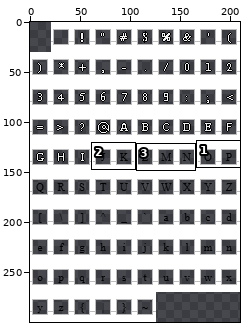
A pixel-art file gets an edit: assets/sprites/UI/Font/Simpletun-template.aseprite. Above, an overview of the earlier version with the close-up marked.
Close-up. Before the commit:
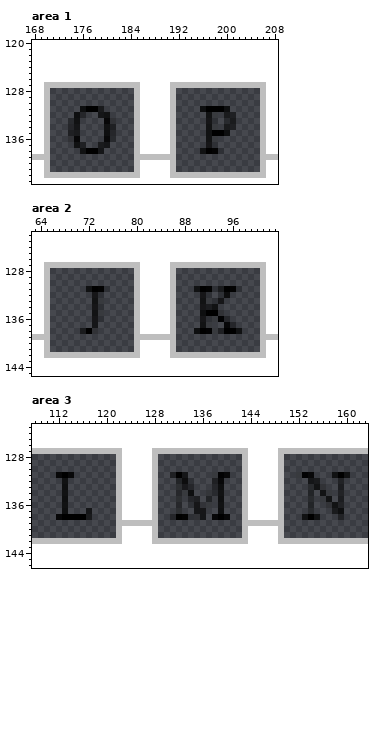
210x300 pixels, 1 frame. Pixels under 10% opacity are left out. Colours within 5 levels of each other are drawn and written as one. Shown: area 1: x 168..208, y 120..143; area 2: x 63..103, y 122..145; area 3: x 108..163, y 123..146. The commit also changed other parts of the picture, which this record leaves out.
After the commit:
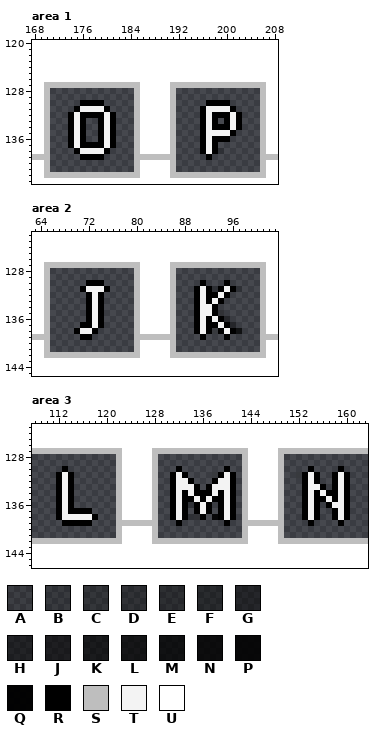
Palette (. is transparent): A #00000025  B #00000033  C #00000040  D #0000004d  E #0000005a  F #00000068  G #00000077  H #00000084  J #00000093  K #000000a1  L #000000b0  M #000000c0  N #000000d0  P #000000e1  Q #000000f5  R #000000  S #bebebe  T #f3f3f3  U #ffffff
Difference:
Area 1, layer "Font":
y 130: x 176..179 .... -> RRRR; x 197..200 .... -> RRRR
y 131: x 175..180 .MRRK. -> RTTTTR; x 196..201 MRRRM. -> RTTTTR
y 132: x 174..181 .MG..KM. -> RTRRRRTR; x 196..202 .LB.KG. -> RTRRRTR
y 133: x 174..176 DM. -> RTR; x 179..181 .PD -> RTR; x 196..198 .LB -> RTR; x 200..202 DK. -> RTR
y 134: x 174..176 GK. -> RTR; x 179..181 .MG -> RTR; x 196..202 .LB.KG. -> RTRRRTR
y 135: x 174..176 GK. -> RTR; x 179..181 .MG -> RTR; x 196..201 .MRRM. -> RTTTTR
y 136: x 174..176 DP. -> RTR; x 179..181 .PD -> RTR; x 196..200 .LB.. -> RTRRR
y 137: x 174..181 .MG..KK. -> RTRRRRTR; x 196..198 .LB -> RTR
y 138: x 175..180 .MRRK. -> RTTTTR; x 196..198 MRQ -> RTR
y 139: x 176..179 .... -> RRRR; x 197 . -> R
Area 2, layer "Font":
y 130: x 72..74 ... -> RRR; x 91 . -> R; x 95 . -> R
y 131: x 71..75 .MRQB -> RTTTR; x 90..92 MRQ -> RTR; x 94..96 KRQ -> RTR
y 132: x 72..74 .LB -> RTR; x 90..95 .LB.BN -> RTRRTR
y 133: x 72..74 .LB -> RTR; x 90..94 .LBBL -> RTRTR
y 134: x 72..74 .LB -> RTR; x 90..93 .LHM -> RTTR
y 135: x 72..74 .LB -> RTR; x 90..92 .MR -> RTT
y 136: x 72..74 .LB -> RTR; x 90..94 .LBBQ -> RTRTR
y 137: x 71..74 ..K. -> RRTR; x 90..95 .LB..P -> RTRRTR
y 138: x 70..73 .KRD -> RTTR; x 90..92 MRQ -> RTR; x 94..95 GR -> RT
y 139: x 71..72 .. -> RR; x 91 . -> R; x 95 . -> R
Area 3, layer "Font":
y 130: x 113 . -> R; x 132 . -> R; x 140 . -> R; x 154 . -> R; x 159 . -> R
y 131: x 112..114 PRP -> RTR; x 131..133 GRK -> RTR; x 139..141 QP. -> RTR; x 153..155 QP. -> RTR; x 158..160 MRM -> RTR
y 132: x 112..114 .M. -> RTR; x 131..134 .FNB -> RTTR; x 138..141 GP.. -> RTTR; x 153..155 .KK -> RTR; x 158..160 .H. -> RTR
y 133: x 112..114 .M. -> RTR; x 131..135 .EJG. -> RTTTR; x 137..141 .GM.. -> RTTTR; x 153..156 .FLD -> RTTR; x 158..160 .H. -> RTR
y 134: x 112..114 .M. -> RTR; x 131..141 .EBM..CDM.. -> RTRTRRRTRTR; x 153..160 .F.LB.H. -> RTRTRRTR
y 135: x 112..114 .M. -> RTR; x 131..141 .E.GG.FAM.. -> RTRRTRTRRTR; x 153..160 .F.BL.H. -> RTRRTRTR
y 136: x 112..114 .M. -> RTR; x 131..133 .E. -> RTR; x 135..137 LAB -> RTR; x 139..141 M.. -> RTR; x 153..155 .F. -> RTR; x 157..160 DLH. -> RTTR
y 137: x 112..117 .M...K -> RTRRRR; x 131..133 .E. -> RTR; x 135..137 KL. -> RTR; x 139..141 M.. -> RTR; x 153..155 .F. -> RTR; x 158..160 KM. -> RTR
y 138: x 112..118 PRRRRK. -> RTTTTTR; x 131..133 GRQ -> RTR; x 136 K -> R; x 140..141 P. -> TR; x 153..155 MRM -> RTR; x 158..160 .H. -> RTR
y 139: x 113..117 ..... -> RRRRR; x 132 . -> R; x 140 . -> R; x 154 . -> R; x 159 . -> R
Boxes around the changes in both close-ups, in picture pixels (x1, y1, x2, y2):
changed: (68, 100, 116, 160)
changed: (200, 100, 242, 160)
changed: (74, 280, 110, 340)
changed: (194, 280, 236, 340)
changed: (56, 466, 98, 526)
changed: (170, 466, 236, 526)
changed: (302, 466, 350, 526)
